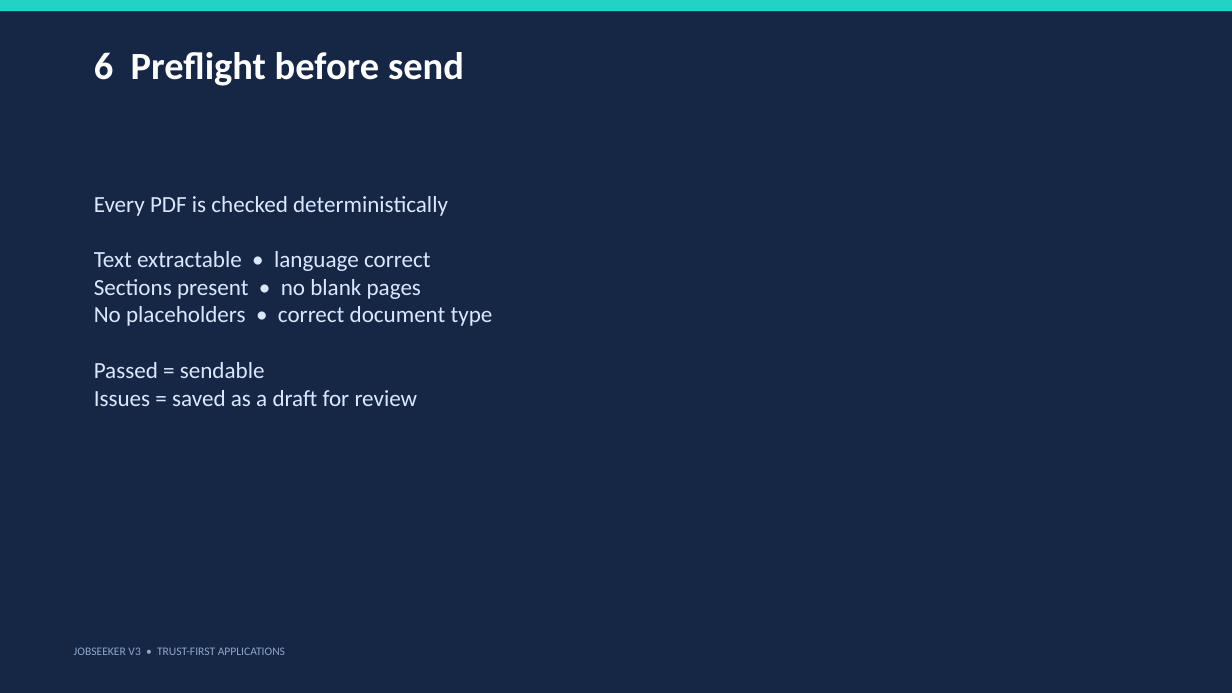
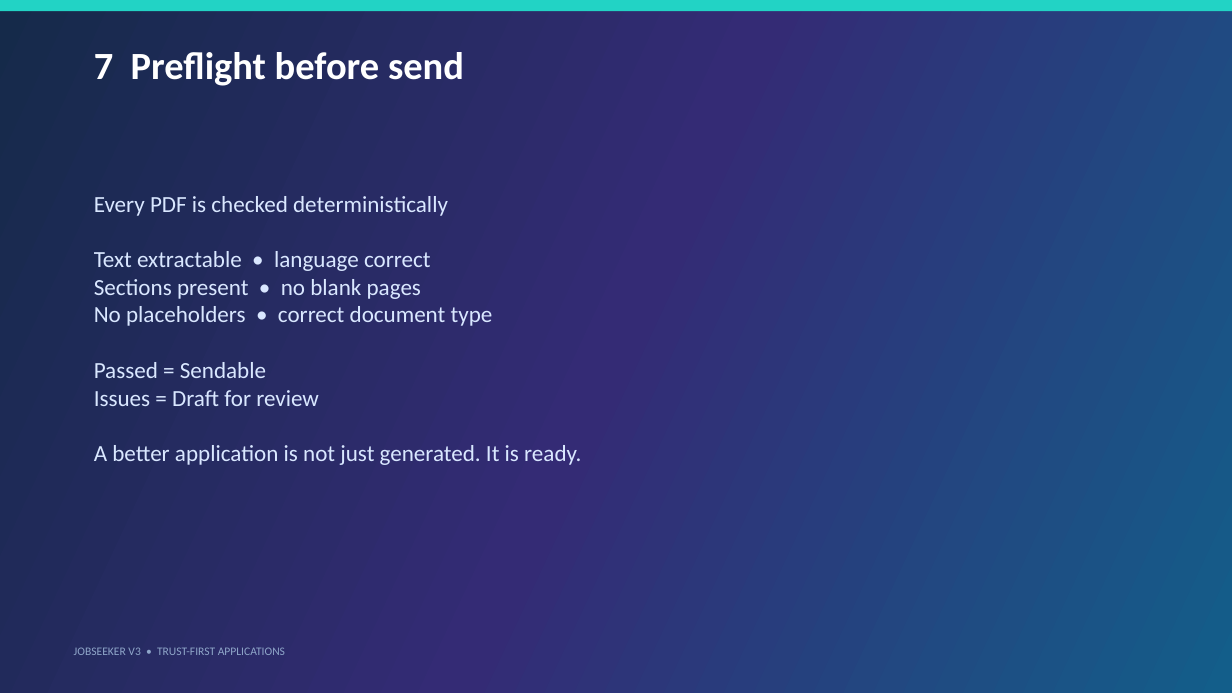
Before and after one commit to japperJ/jobseekerv3, a slide deck: slide 9 of slides/jobseeker-v3-intro.pptx (slide 8 before the commit). Drawn at 1232x693 pixels with LibreOffice and Linux fonts; fonts in the diff are those of the drawing. Boxes give left, top, right and bottom in pixels: in the first picture for what was removed or moved away, otherwise in the second. Text is boxed around its words. In the diff, an @@ line names an element or a change of style, - is before the commit and + after.

```diff
--- a/slides/jobseeker-v3-intro.pptx
+++ b/slides/jobseeker-v3-intro.pptx
@@ background #162746 to gradient #152A4A to #342B75 to #135E8A @@
@@ title at box(94, 52, 464, 86): text changed @@
-6 Preflight before send
+7 Preflight before send
@@ text at box(94, 362, 581, 465): text changed @@
-Passed = sendable
-Issues = saved as a draft for review
+Passed = Sendable
+Issues = Draft for review
+A better application is not just generated. It is ready.
```
Also in this commit, not shown: 8 other slides changed, 1 slide added.
